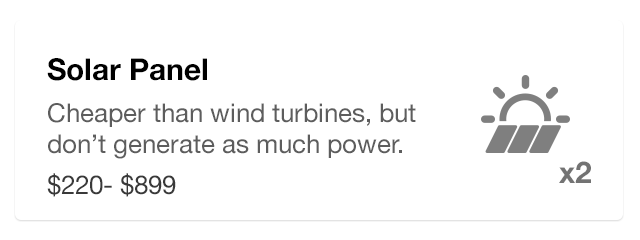
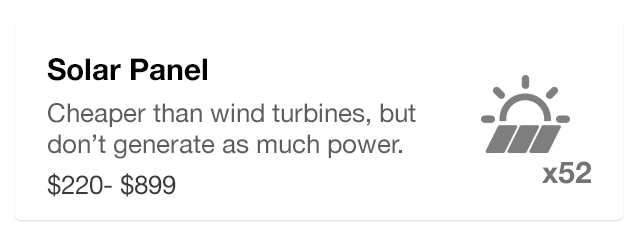
Layers edited between the first and the second 640 × 240 image:
renamed "x2" to "x52", painted on it over [542, 162, 575, 184]
